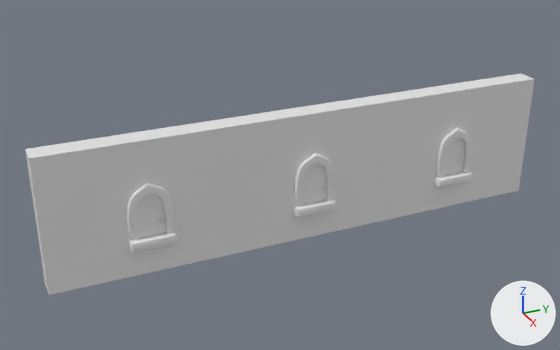
Two versions of the FBX model Gun Run Local multiplayer/Assets/Artists/Bob/Models/Wall Background.fbx, one commit apart.
One viewpoint serves both versions: a 50 mm camera at (56.0, -28.5, 34.8) aimed at (-1.4, -2.7, 6.1). Every picture has the same lights, and +X, +Y and +Z are marked at lower right. Where no turn or scale is listed for an object, it has been applied to the vertices.

In view in the first picture: 'Wall'.
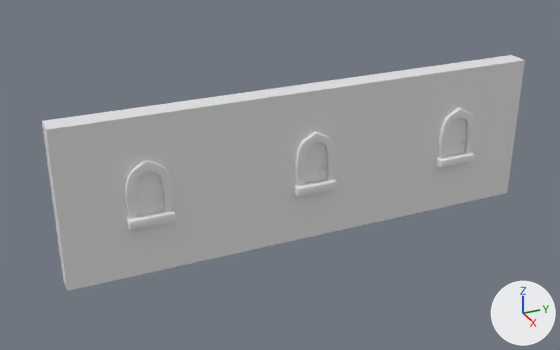
Boxes (x1, y1, x2, y2) around the edits, measured in the pictures (560 x 350 px; the box of a moved part takes in the faces that stretch with it):
'Wall', reshaped (6% taller): before (25, 73, 534, 295); after (42, 55, 525, 291)
part 1 of me_cube_018, moved or reshaped: before (434, 171, 472, 188); after (436, 152, 474, 168)
part 2 of me_cube_018, moved or reshaped: before (436, 128, 472, 178); after (438, 107, 475, 158)
part 3 of me_cube_018, moved or reshaped: before (444, 138, 464, 176); after (445, 118, 466, 156)
part 4 of me_cube_018, moved or reshaped: before (129, 231, 177, 253); after (127, 209, 176, 231)
part 5 of me_cube_018, moved or reshaped: before (127, 183, 174, 241); after (125, 159, 172, 219)
part 6 of me_cube_018, moved or reshaped: before (137, 195, 166, 238); after (135, 172, 164, 216)
part 7 of me_cube_018, moved or reshaped: before (25, 73, 534, 295); after (42, 55, 525, 291)
part 8 of me_cube_018, moved or reshaped: before (294, 198, 336, 218); after (294, 178, 337, 197)
part 9 of me_cube_018, moved or reshaped: before (295, 153, 335, 207); after (295, 131, 336, 186)
part 10 of me_cube_018, moved or reshaped: before (303, 164, 326, 204); after (303, 142, 327, 184)

Edits to the bpy script that builds the scene:
```text
Change me_cube_018:
    where me_cube_018.from_pydata(...)  # 2072 vertices, 2052 faces; spans x -2.0..0.8, y -23.8..23.8, z 0.0..12.0
    used by ob_wall; location = (0.0, 0.0, 0.0)
    me_cube_018 part 1: the loose piece of 56 vertices spanning x -0.2..0.8, y 13.1..16.9, z 2.6..3.5 is moved by (0.0, 0.0, 2.0)
    me_cube_018 part 2: the loose piece of 400 vertices spanning x -0.2..0.4, y 13.1..16.9, z 3.2..8.3 is moved by (0.0, 0.0, 2.0)
    me_cube_018 part 3: the loose piece of 4 vertices spanning x 0.1, y 13.6..16.4, z 3.3..7.5 is moved by (0.0, 0.0, 2.0)
    me_cube_018 part 4: the loose piece of 56 vertices spanning x -0.2..0.8, y -16.9..-13.1, z 2.6..3.5 is moved by (0.0, 0.0, 2.0)
    me_cube_018 part 5: the loose piece of 400 vertices spanning x -0.2..0.4, y -16.9..-13.1, z 3.2..8.3 is moved by (0.0, 0.0, 2.0)
    me_cube_018 part 6: the loose piece of 4 vertices spanning x 0.1, y -16.4..-13.6, z 3.3..7.5 is moved by (0.0, 0.0, 2.0)
    me_cube_018 part 7: the loose piece of 8 vertices spanning x -2.0..0.0, y -23.8..23.8, z 0.0..12.0 is scaled about the mesh origin by (1, 0.937, 1.17)
    me_cube_018 part 8: the loose piece of 56 vertices spanning x -0.2..0.8, y -1.9..1.9, z 2.6..3.5 is moved by (0.0, 0.0, 2.0)
    me_cube_018 part 9: the loose piece of 400 vertices spanning x -0.2..0.4, y -1.9..1.9, z 3.2..8.3 is moved by (0.0, 0.0, 2.0)
    me_cube_018 part 10: the loose piece of 4 vertices spanning x 0.1, y -1.4..1.4, z 3.3..7.5 is moved by (0.0, 0.0, 2.0)
```
